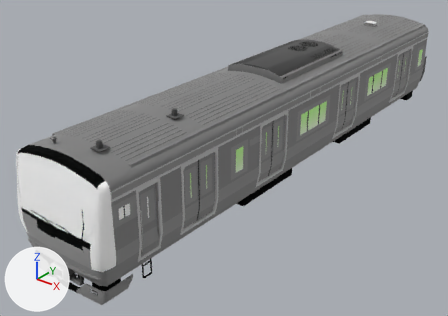
A saved change to the glTF model mdl/3dViewer/model/CSRS/E233_0.glb.
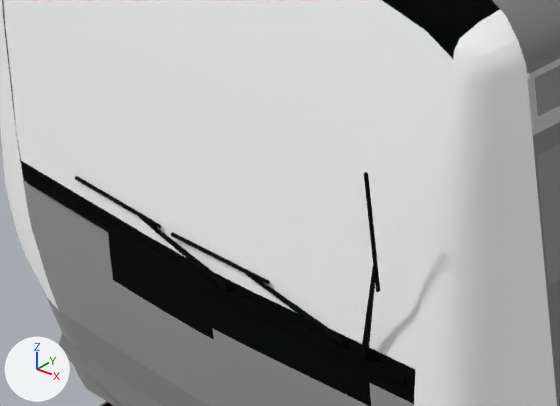
There are two pictures of each version: one whole from a 50 mm camera at (23.75, -35.56, 19.66) aimed at (-1.97, -3.42, -0.27), one close up on the part from 4% to 26% of the width and 57% to 79% of the height. Every picture has the same lights, and +X, +Y and +Z are marked at lower left. Where no turn or scale is listed for an object, it has been applied to the vertices.
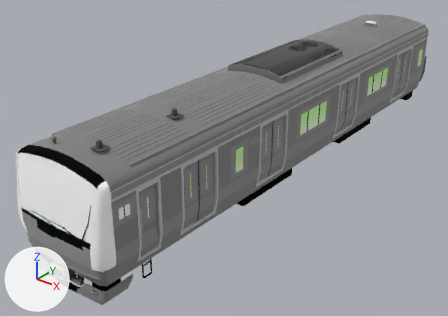
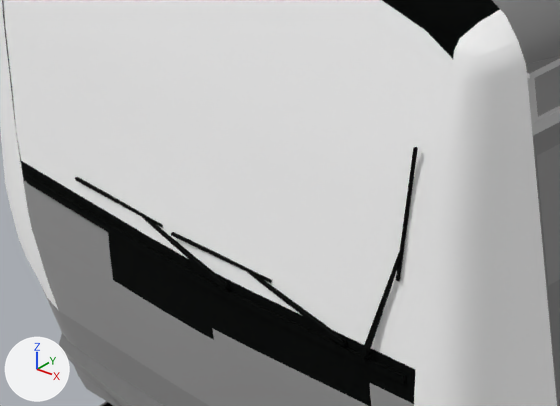
ob_wl is not drawn itself; it is the parent of ob_wl_rot.
ob_wr is not drawn itself; it is the parent of ob_wr_rot.
ob_wi is not drawn itself; it is the parent of ob_wrot.

Boxes (x1, y1, x2, y2) around the edits, measured in the close-ups (560 x 406 px):
'Mesh7', turned: before (361, 172, 380, 360); after (361, 147, 418, 360)
'Mesh3', turned: before (245, 271, 347, 346); after (247, 269, 347, 346)
'Mesh5', turned: before (139, 215, 229, 291); after (142, 214, 229, 290)
'Mesh4', turned: before (171, 232, 270, 285); after (171, 232, 272, 283)
'Mesh6', turned: before (75, 176, 161, 228); after (75, 177, 163, 227)

The change, as a diff of the scene's bpy script:
```diff
--- a/mdl/3dViewer/model/CSRS/E233_0.glb.py
+++ b/mdl/3dViewer/model/CSRS/E233_0.glb.py
@@ ob_wl @@
 ob_wl.location = (1.923, -19.84, -0.536)
-ob_wl.rotation_euler = (0.107, 0.206, 0.0396)  # degrees (6.1, 12, 2.3)
+ob_wl.rotation_euler = (-0.101, 0.209, 0.0178)  # degrees (-5.8, 12, 1)
@@ ob_wr @@
 ob_wr.location = (0.402, -19.91, -0.536)
-ob_wr.rotation_euler = (0.0979, 0.203, -0.024)  # degrees (5.6, 12, -1.4)
+ob_wr.rotation_euler = (-0.105, 0.2, -0.0445)  # degrees (-6, 11, -2.5)
@@ ob_wi @@
 ob_wi.location = (2.239, -19.86, -0.536)
-ob_wi.rotation_euler = (0.125, 0.206, 0.0432)  # degrees (7.2, 12, 2.5)
+ob_wi.rotation_euler = (-0.118, 0.209, 0.0178)  # degrees (-6.8, 12, 1)
```
